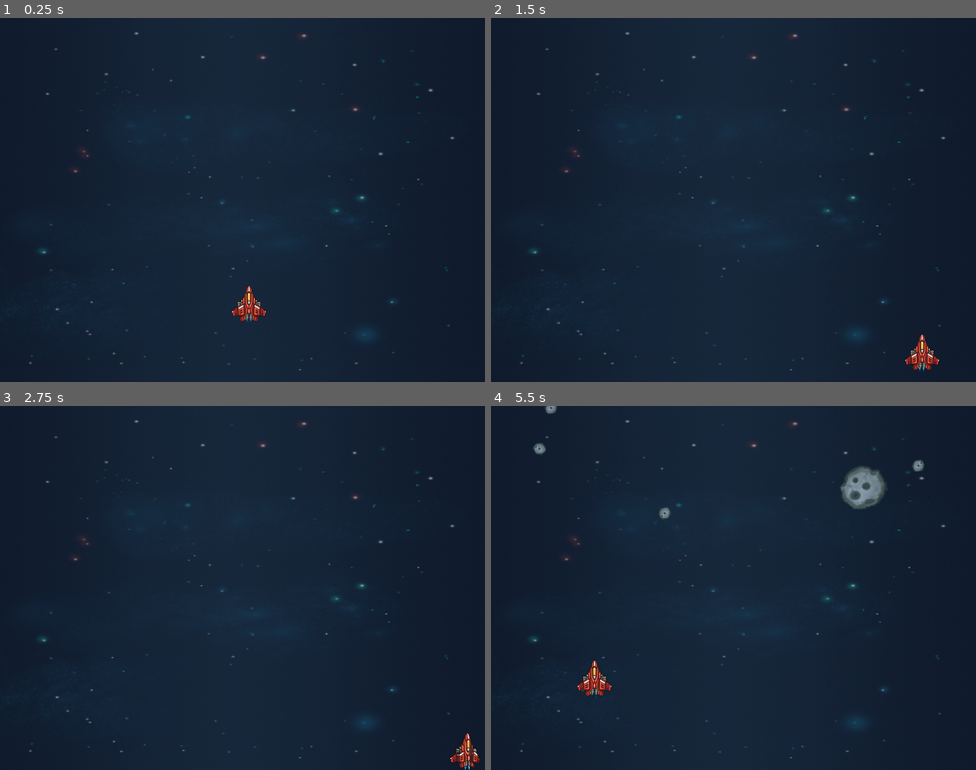
Above: before the commit, frames 1-4 (two rows, left to right).
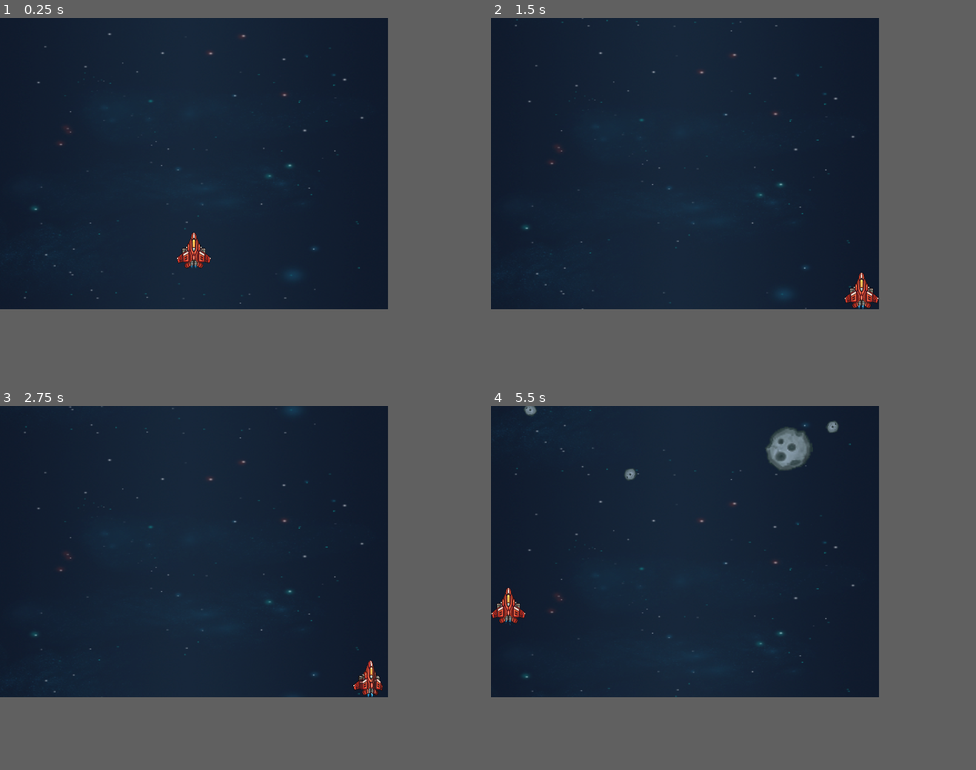
Above: after the commit, the same moments.

Repository: GArmane/vaporspace
Game: Godot game, scene res://src/scenes/tests/Gameplay01/Gameplay01.tscn
Two runs of this game, one before a commit and one after it. Both use one fixed random seed, a clock stepped at 60 frames per second and the inputs below.
Inputs:
- Up to frame 1 (0.25 s): no input
- Up to frame 2 (1.5 s): hold Right (ui_right) 0.53-1.28 s; tap Space (ui_select) at 0.77 s; hold Down (ui_down) from 1.28 s (still down)
- Up to frame 3 (2.75 s): tap Space (ui_select) at 1.52 s; release Down (ui_down) at 2.03 s; hold Right (ui_right) from 2.03 s (still down)
- Up to frame 4 (5.5 s): release Right (ui_right) at 2.78 s; hold Up (ui_up) 2.78-3.53 s; tap Space (ui_select) at 3.02, 3.77, 4.52 s; hold Left (ui_left) 3.53-5.03 s; hold Down (ui_down) from 5.03 s (still down)
In our replay, the window is 800x600 before the commit and 640x480 after it. These sizes can differ from the game's own. Grey fills any space a smaller window leaves; there, only what the larger window draws over its background counts as a difference.

The runs differ from the first frame. In frame 1, 1.3% of the frame differs, in the area x 1-94%, y 3-97%; in frame 2, 1.3%; in frame 3, 1.2%; in frame 4, 3.3%, in the area x 0-94%, y 0-97%.

Commit message:
feat(src/scenes/tests/gameplay01): add background parallax

Diff:
--- a/project.godot
+++ b/project.godot
@@ -22,8 +22,12 @@
 
 [display]
 
-window/size/width=800
-window/size/resizable=false
+window/size/width=640
+window/size/height=480
+window/size/test_width=640
+window/size/test_height=480
+window/stretch/mode="viewport"
+window/stretch/aspect="keep"
 
 [layer_names]
 
--- /dev/null
+++ b/src/scenes/tests/Gameplay01/Background.gd
@@ -0,0 +1,9 @@
+extends ParallaxBackground
+
+
+export var velocity := 150
+
+
+func _process(delta: float) -> void:
+	var offset = get_scroll_offset().y + velocity * delta
+	set_scroll_offset(Vector2(0, offset))
--- a/src/scenes/tests/Gameplay01/Gameplay01.tscn
+++ b/src/scenes/tests/Gameplay01/Gameplay01.tscn
@@ -1,23 +1,24 @@
-[gd_scene load_steps=9 format=2]
+[gd_scene load_steps=10 format=2]
 
 [ext_resource path="res://src/entities/controllers/asteroid_spawner/AsteroidSpawner.tscn" type="PackedScene" id=1]
 [ext_resource path="res://src/entities/actors/player/Player.tscn" type="PackedScene" id=2]
 [ext_resource path="res://src/scenes/tests/Gameplay01/GameController.gd" type="Script" id=3]
 [ext_resource path="res://src/scenes/tests/Gameplay01/sprites/background.png" type="Texture" id=4]
+[ext_resource path="res://src/scenes/tests/Gameplay01/Background.gd" type="Script" id=5]
 
 [sub_resource type="SegmentShape2D" id=1]
-b = Vector2( 800, 0 )
+b = Vector2( 640, 0 )
 
 [sub_resource type="SegmentShape2D" id=2]
-b = Vector2( 0, 800 )
+b = Vector2( 0, 480 )
 
 [sub_resource type="SegmentShape2D" id=3]
 a = Vector2( 800, 0 )
-b = Vector2( 800, 600 )
+b = Vector2( 800, 488 )
 
 [sub_resource type="SegmentShape2D" id=4]
 a = Vector2( 0, 600 )
-b = Vector2( 800, 600 )
+b = Vector2( 640, 600 )
 
 [node name="Main" type="Node2D"]
 script = ExtResource( 3 )
@@ -33,30 +34,39 @@
 shape = SubResource( 2 )
 
 [node name="RightBoundary" type="CollisionShape2D" parent="Boundaries"]
+position = Vector2( -160, -8 )
 shape = SubResource( 3 )
 
 [node name="LowerBoundary" type="CollisionShape2D" parent="Boundaries"]
+position = Vector2( 0, -120 )
 shape = SubResource( 4 )
 
-[node name="Background" type="CanvasLayer" parent="."]
+[node name="Background" type="ParallaxBackground" parent="."]
 layer = -1
+script = ExtResource( 5 )
+velocity = 25
 
-[node name="Image" type="Sprite" parent="Background"]
-position = Vector2( 400, 300 )
-scale = Vector2( 2.29226, 1.5 )
+[node name="ParallaxLayer" type="ParallaxLayer" parent="Background"]
+motion_mirroring = Vector2( 0, 480 )
+
+[node name="Image" type="Sprite" parent="Background/ParallaxLayer"]
+position = Vector2( 0, 1.52588e-05 )
+scale = Vector2( 1.83185, 1.2 )
 texture = ExtResource( 4 )
+centered = false
 
 [node name="StartTimer" type="Timer" parent="."]
 wait_time = 3.0
 one_shot = true
 
 [node name="AsteroidSpawner" parent="." instance=ExtResource( 1 )]
-position = Vector2( 410.981, -64 )
-position_end = Vector2( 800, 0 )
+position = Vector2( 320, -64 )
+position_start = Vector2( 0, -64 )
+position_end = Vector2( 640, -64 )
 linear_velocity_start = Vector2( 0, 20 )
 linear_velocity_end = Vector2( 0, 200 )
 wave_count = 20
 
 [node name="Player" parent="." instance=ExtResource( 2 )]
-position = Vector2( 410.981, 472.114 )
+position = Vector2( 320, 384 )
 [connection signal="timeout" from="StartTimer" to="." method="_on_StartTimer_timeout"]
